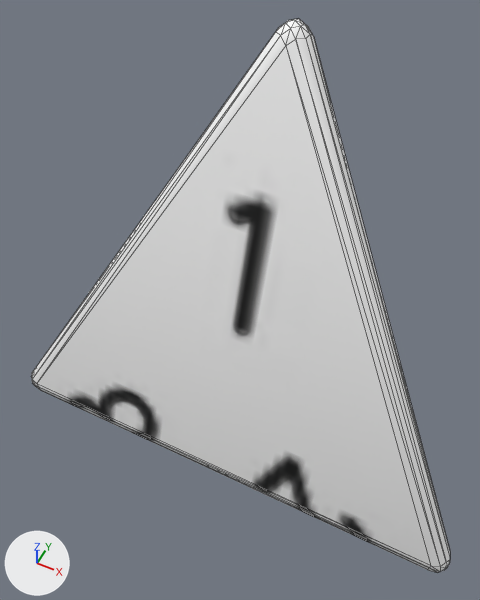
An edit to the glTF model src/assets/d4/d4.gltf, drawn before and after from the same camera.
Before and after are seen from a 50 mm camera at (0.56, -1.41, 1.52) aimed at (-0.09, -0.1, -0.12). The lights are fixed; the arrows at lower left show +X, +Y and +Z. The first picture is the older version. Mesh edges are drawn as thin lines. Vertices at exactly the same position are counted once.

In view in the first picture: 'd4'.
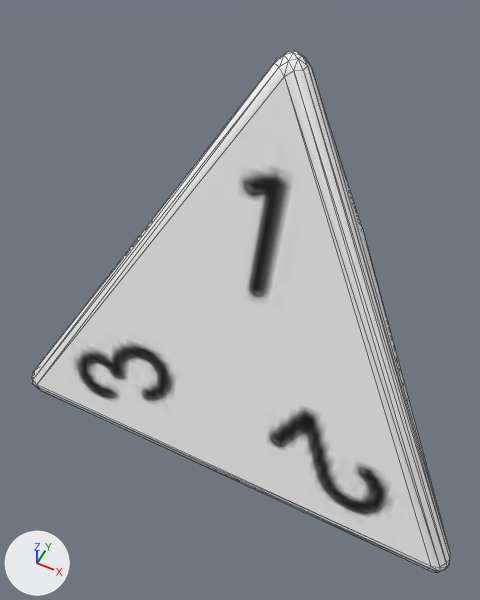
The newer file is also turned or shifted as a whole; pictures and numbers use the older file's frame.

What changed in the scene script:
```text
Change me_cylinder:
    where me_cylinder.from_pydata(...)  # 76 vertices, 148 faces; spans x -0.8..0.8, y -0.48..0.91, z -0.6..0.8
    used by ob_d4; location = (0.0, 0.0, 0.0)
    me_cylinder part 1: texture (UV) coordinates of 148 of 148 faces, centred in x -0.79..0.79, y -0.48..0.91, z -0.6..0.79, changed; they spanned u 0.02..0.97, v 0.08..0.97 and now span u 0.0..1.0, v 0.0..1.0
Change ob_d4:
    ob_d4.location: (0.0, 0.0, 0.0) -> (0.0, 0.0, -0.034)
    ob_d4.scale: (1.0, 1.0, 1.0) -> (1.0, 1.0, 0.943)
```

Location of each change, [x1, y1, x2, y2] in pixels of the pictures (480 x 600 px):
'd4', surface changed, moved, rescaled: before [31, 18, 450, 573]; after [32, 51, 450, 573]
